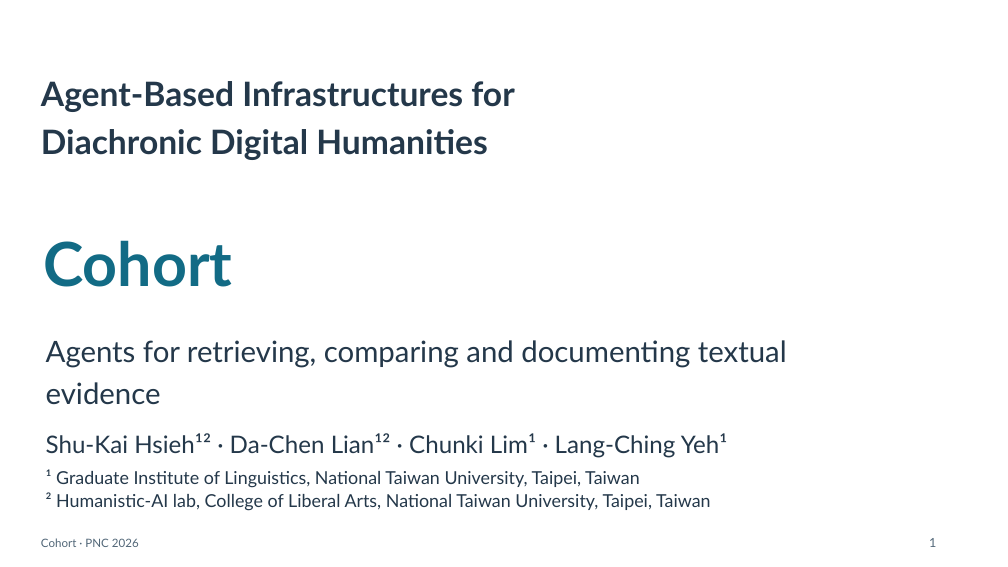
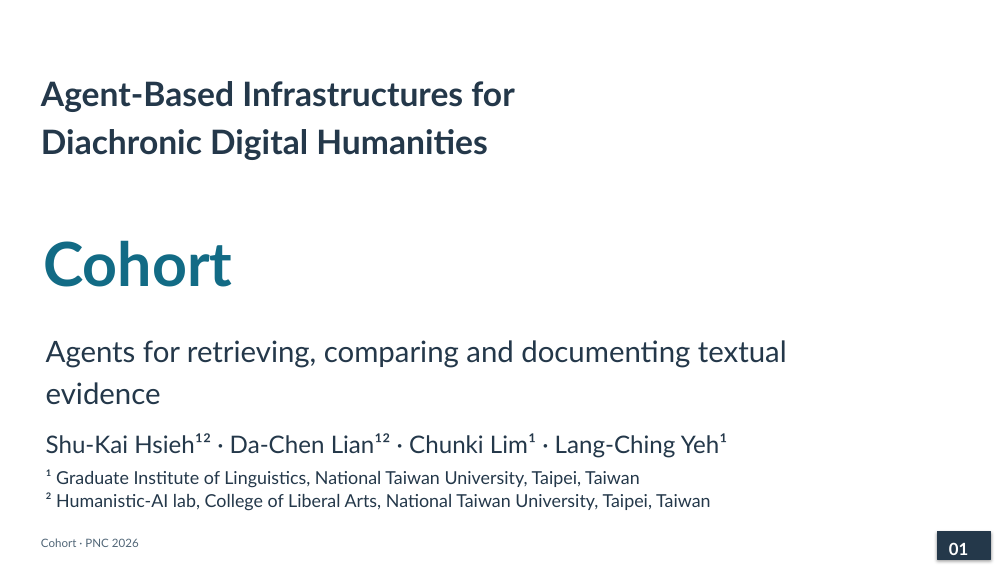
Before and after one commit to lopentu/cohort, a slide deck: slide 1 of docs/presentation/cohort-pnc-2026.pptx. Drawn at 1008x567 pixels with LibreOffice and Linux fonts; fonts in the diff are those of the drawing. Boxes give left, top, right and bottom in pixels: in the first picture for what was removed or moved away, otherwise in the second. Text is boxed around its words. In the diff, an @@ line names an element or a change of style, - is before the commit and + after.

```diff
--- a/docs/presentation/cohort-pnc-2026.pptx
+++ b/docs/presentation/cohort-pnc-2026.pptx
@@ text removed at <box>929,538,936,547</box> @@
-1
@@ rectangle added at <box>938,532,991,559</box>, fill #24384A, outline #24384A 1 pt @@
@@ text added at <box>949,542,968,555</box>, 16 pt, text #FFFFFF, bold @@
+01
```
Also in this commit, not shown: 19 slides added, 34 slides removed, 6 other files.
